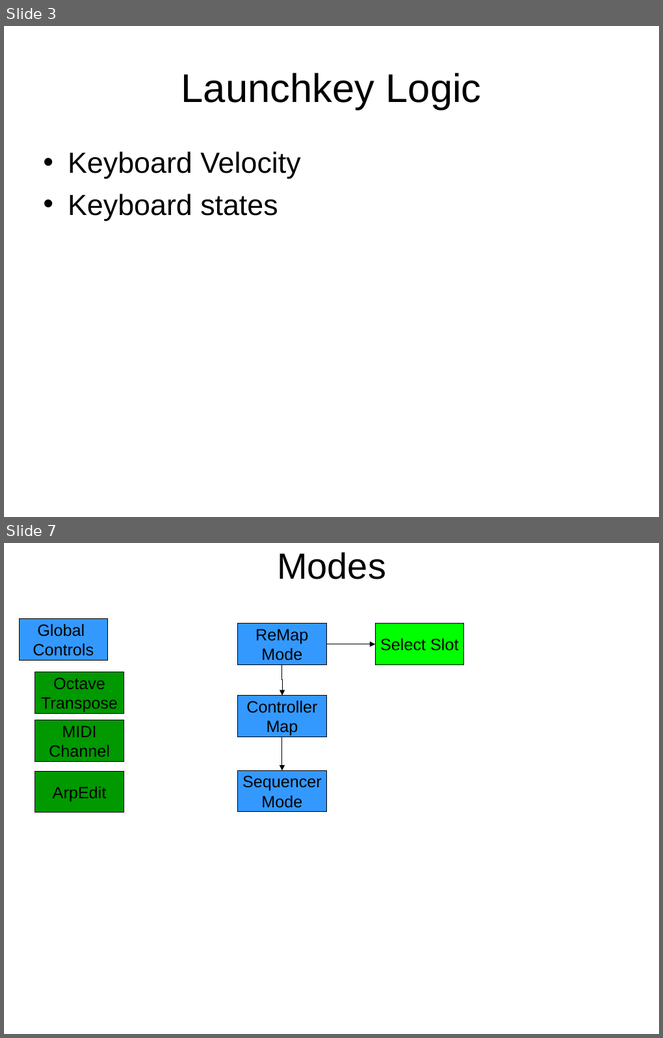
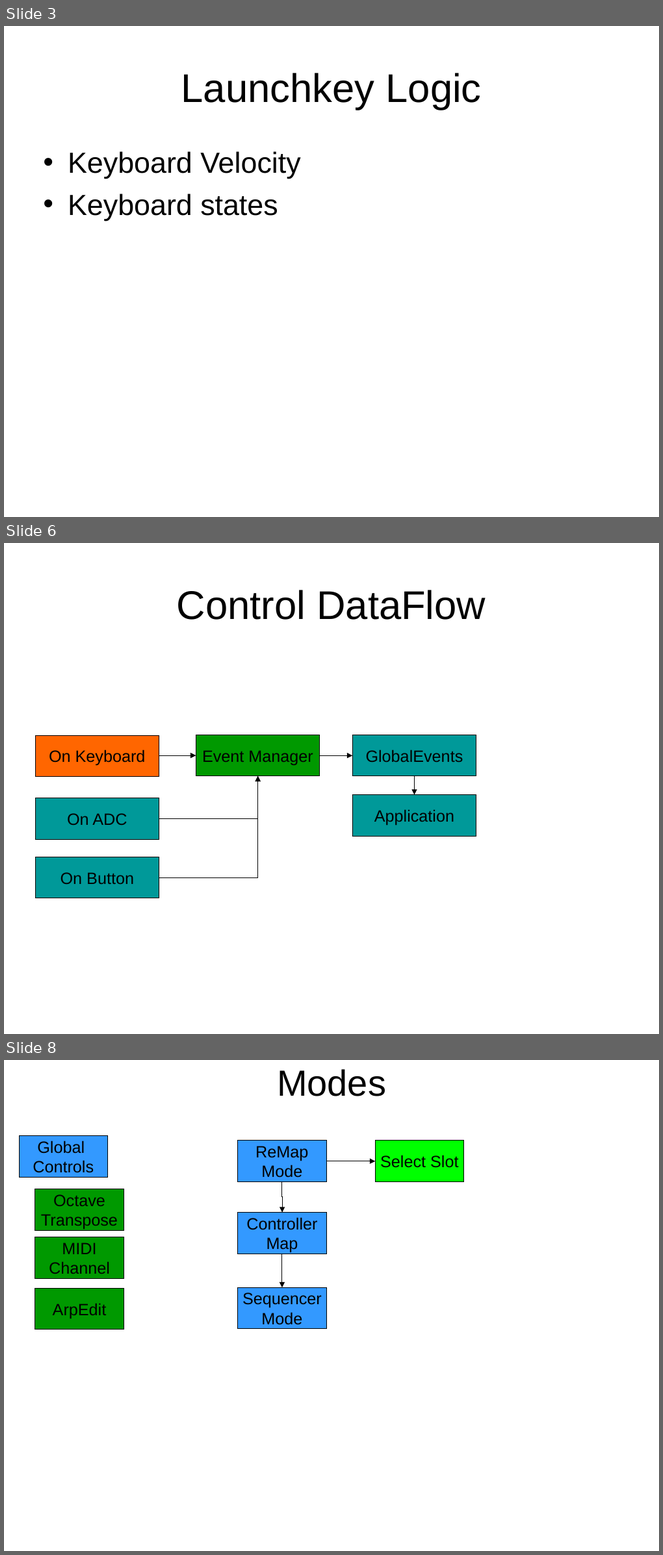
Before and after one commit to AdrianGin/NovationLaunchkey, a slide deck: NovationLaunchkey/res/TechDiagram.ppt. Shown one above the other, each under a label of ours: slides 3 and 7 before the commit, slides 3, 6 and 8 after it; the slides between them are not shown. The pictures are 663x1038 and 663x1555 pixels, drawn with LibreOffice and Linux fonts; fonts in the diff are those of the drawing. Boxes give left, top, right and bottom in pixels: in the first picture for what was removed or moved away, otherwise in the second. Text is boxed around its words. In the diff, an @@ line names an element or a change of style, - is before the commit and + after.

Commit message:
Added EventManagers and updated TechDiagram

```diff
--- a/NovationLaunchkey/res/TechDiagram.ppt
+++ b/NovationLaunchkey/res/TechDiagram.ppt
@@ slide 6 added at (4,543,659,1034), background #FFFFFF @@
@@ title added at (177,590,486,620), 44 pt, text #000000 @@
+Control DataFlow
@@ rectangle added at (35,735,159,777), fill #FF6600, outline #000000 0.74 pt, 18 pt, text #000000 @@
+On Keyboard
@@ rectangle added at (196,735,320,776), fill #009900, outline #000000 0.74 pt, 18 pt, text #000000 @@
+Event Manager
@@ rectangle added at (352,735,477,776), fill #009999, outline #000000 0.74 pt, 18 pt, text #000000 @@
+GlobalEvents
@@ elbow arrow added from (159, 756) to (196, 756), #000000 0.74 pt @@
@@ elbow arrow added from (320, 756) to (352, 756), #000000 0.74 pt @@
@@ elbow arrow added from (159, 819) to (258, 776), #000000 0.74 pt @@
@@ elbow arrow added from (159, 878) to (258, 776), #000000 0.74 pt @@
@@ elbow arrow added from (415, 776) to (414, 795), #000000 0.74 pt @@
@@ rectangle added at (352,795,477,837), fill #009999, outline #000000 0.74 pt, 18 pt, text #000000 @@
+Application
@@ rectangle added at (35,798,159,839), fill #009999, outline #000000 0.74 pt, 18 pt, text #000000 @@
+On ADC
@@ rectangle added at (35,858,159,899), fill #009999, outline #000000 0.74 pt, 18 pt, text #000000 @@
+On Button
@@ what was slide 7 is now slide 8 @@
```
Also in this commit, not shown: 1 slide changed, 10 other files.
